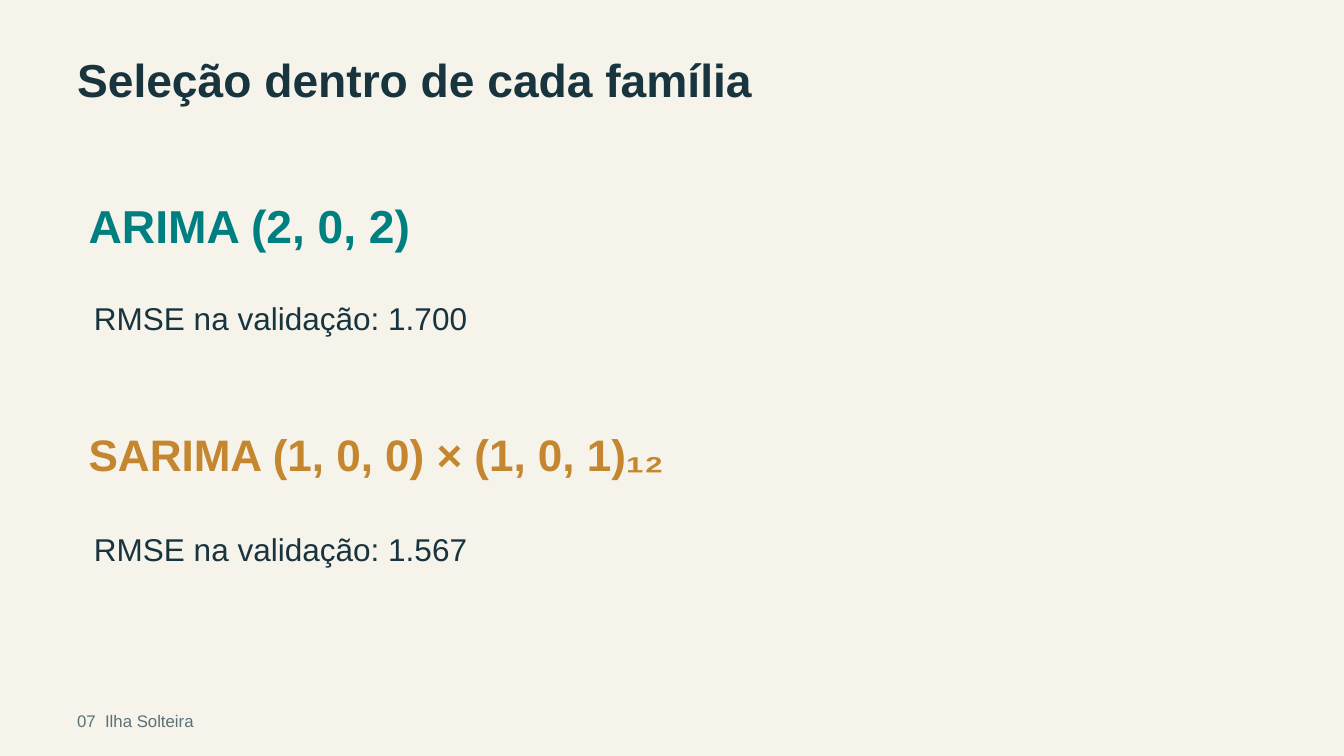
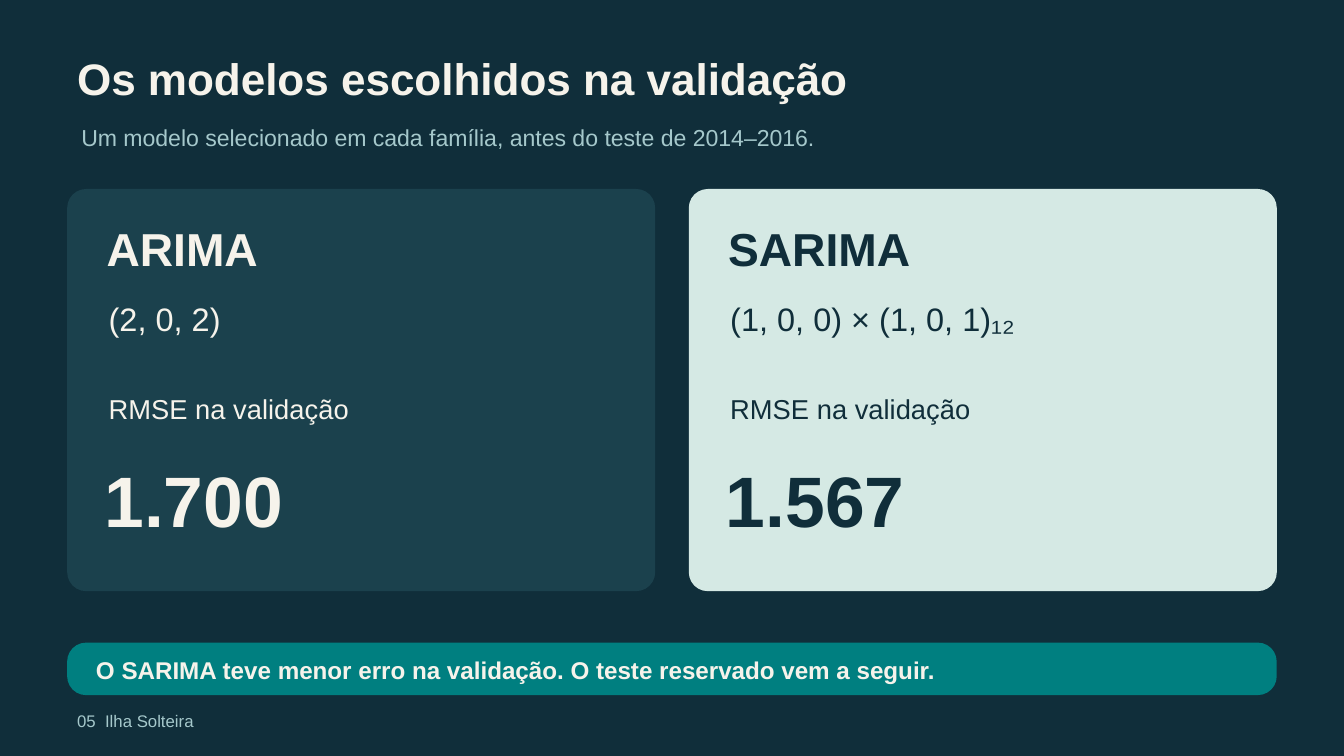
Before and after one commit to letfontenelle/modelagem-analitica, a slide deck: slide 5 of output/apresentacao_ilha_solteira.pptx (slide 7 before the commit). Drawn at 1344x756 pixels with LibreOffice and Linux fonts; fonts in the diff are those of the drawing. Boxes give left, top, right and bottom in pixels: in the first picture for what was removed or moved away, otherwise in the second. Text is boxed around its words. In the diff, an @@ line names an element or a change of style, - is before the commit and + after.

```diff
--- a/output/apresentacao_ilha_solteira.pptx
+++ b/output/apresentacao_ilha_solteira.pptx
@@ background #F6F3EB to #102E3A @@
@@ text removed at (77,63,751,107) @@
-Seleção dentro de cada família
@@ text added at (77,63,848,103), 31.5 pt, text #F6F3EB, bold @@
+Os modelos escolhidos na validação
@@ text added at (81,129,815,149), 16.5 pt, text #A5C8CB @@
+Um modelo selecionado em cada família, antes do teste de 2014–2016.
@@ rounded rectangle added at (68,190,655,592), fill #1B414D @@
@@ rounded rectangle added at (689,190,1276,592), fill #D5E9E4 @@
@@ text added at (107,234,258,266), 33 pt, text #F6F3EB, bold @@
+ARIMA
@@ text added at (728,233,910,267), 33 pt, text #102E3A, bold @@
+SARIMA
@@ text at (109,307,221,337): text changed; size 33 to 23.2 pt; text colour #007F80 to #F6F3EB; bold off @@
-ARIMA (2, 0, 2)
+(2, 0, 2)
@@ text at (730,307,1014,337): text changed; size 31.5 to 23.2 pt; text colour #C48730 to #102E3A; bold off @@
-SARIMA (1, 0, 0) × (1, 0, 1)₁₂
+(1, 0, 0) × (1, 0, 1)₁₂
@@ text at (109,399,348,424): text changed; size 22.5 to 19.5 pt; text colour #18343E to #F6F3EB @@
-RMSE na validação: 1.700
+RMSE na validação
@@ text at (730,399,970,424): text changed; size 22.5 to 19.5 pt; text colour #18343E to #102E3A @@
-RMSE na validação: 1.567
+RMSE na validação
@@ text added at (104,477,283,528), 51 pt, text #F6F3EB, bold @@
+1.700
@@ text added at (726,477,905,528), 51 pt, text #102E3A, bold @@
+1.567
@@ rounded rectangle added at (68,643,1277,696), fill #007F80 @@
@@ text added at (96,661,935,684), 17.2 pt, text #F6F3EB, bold @@
+O SARIMA teve menor erro na validação. O teste reservado vem a seguir.
@@ text at (77,715,194,727): text changed; text colour #5B7177 to #A5C8CB @@
-07 Ilha Solteira
+05 Ilha Solteira
```
Also in this commit, not shown: 6 other slides changed, 4 slides added, 7 slides removed, 6 other files.
